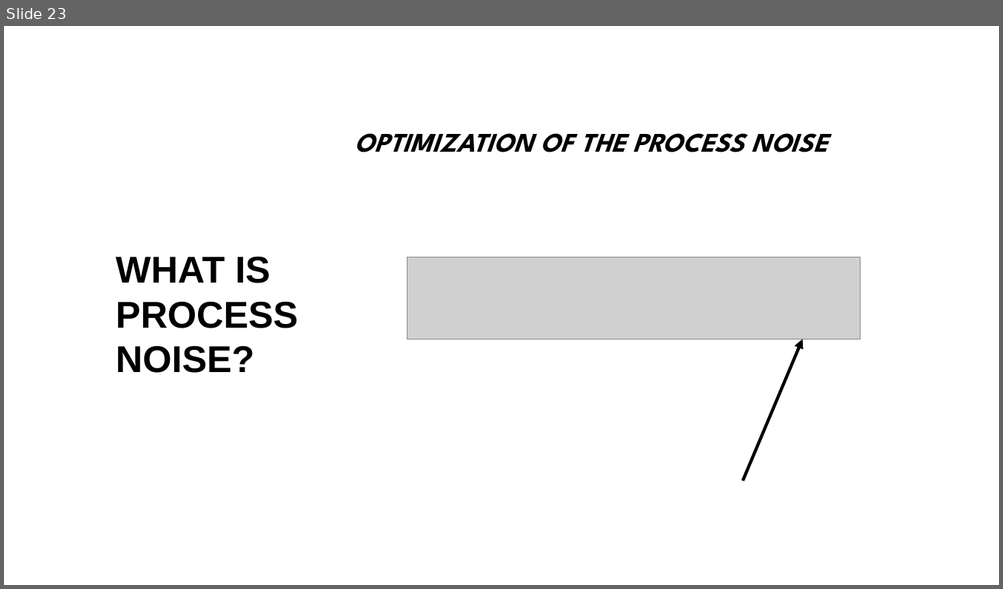
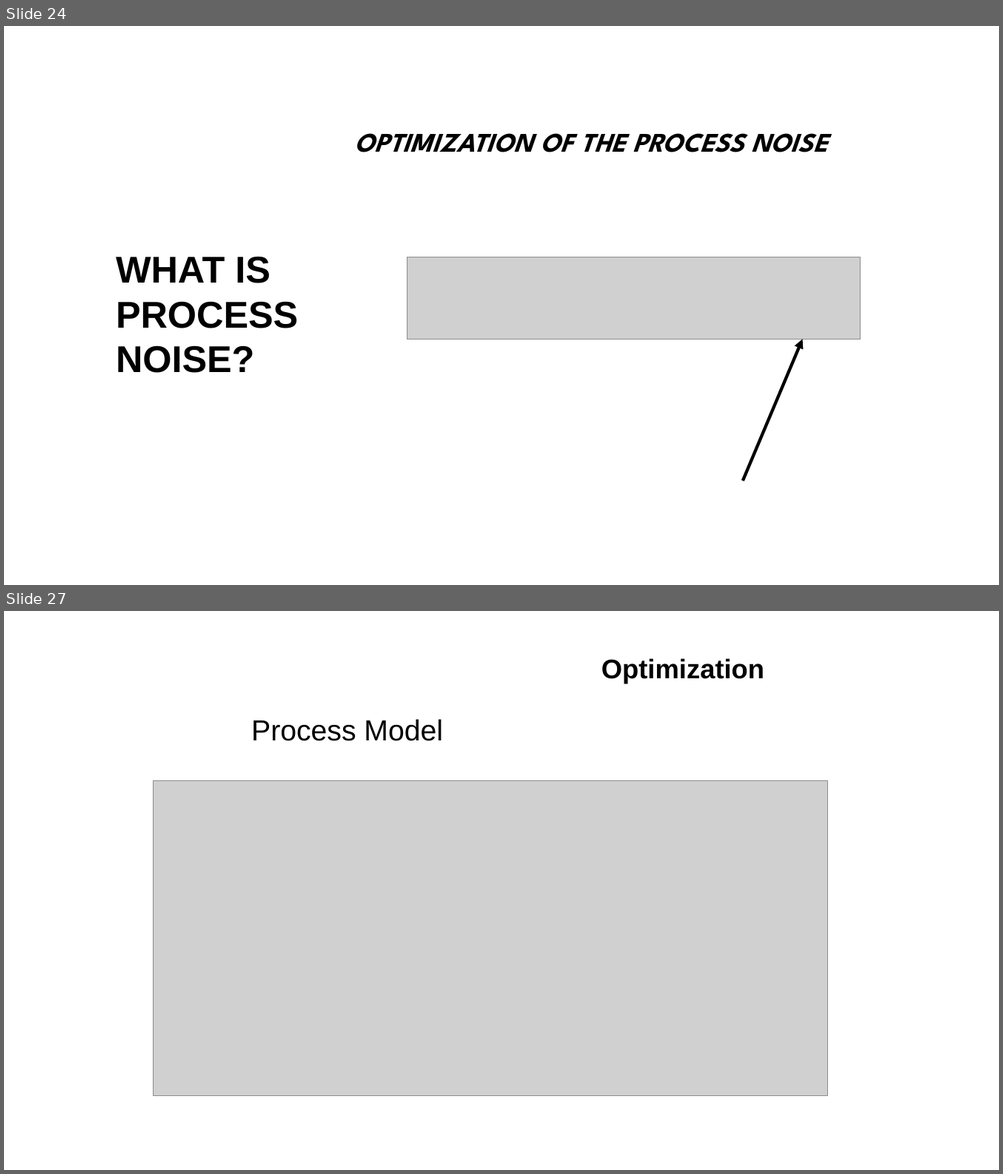
Before and after one commit to tuttyfrutyee/2020_staj, a slide deck: sunum2/kuartis.presentation.template.rev1.pptx. Shown one above the other, each under a label of ours: slide 23 before the commit, slides 24 and 27 after it; the slides between them are not shown. The pictures are 1003x589 and 1003x1174 pixels, drawn with LibreOffice and Linux fonts; fonts in the diff are those of the drawing; grey boxes stand for pictures; background and template pictures are left out. Boxes give left, top, right and bottom in pixels: in the first picture for what was removed or moved away, otherwise in the second. Text is boxed around its words. In the diff, an @@ line names an element or a change of style, - is before the commit and + after.

```diff
--- a/sunum2/kuartis.presentation.template.rev1.pptx
+++ b/sunum2/kuartis.presentation.template.rev1.pptx
@@ slide 27 added at (4, 611, 999, 1170), background #FFFFFF @@
@@ text added at (601, 658, 764, 684), 26 pt, text #000000, bold @@
+Optimization
@@ text added at (251, 719, 443, 741), 28 pt, text #000000 @@
+Process Model
@@ picture added at (153, 781, 828, 1096) @@
@@ what was slide 23 is now slide 24 @@
```
Also in this commit, not shown: 1 slide changed, 4 other slides added, 1 slide removed, 20 other files.
